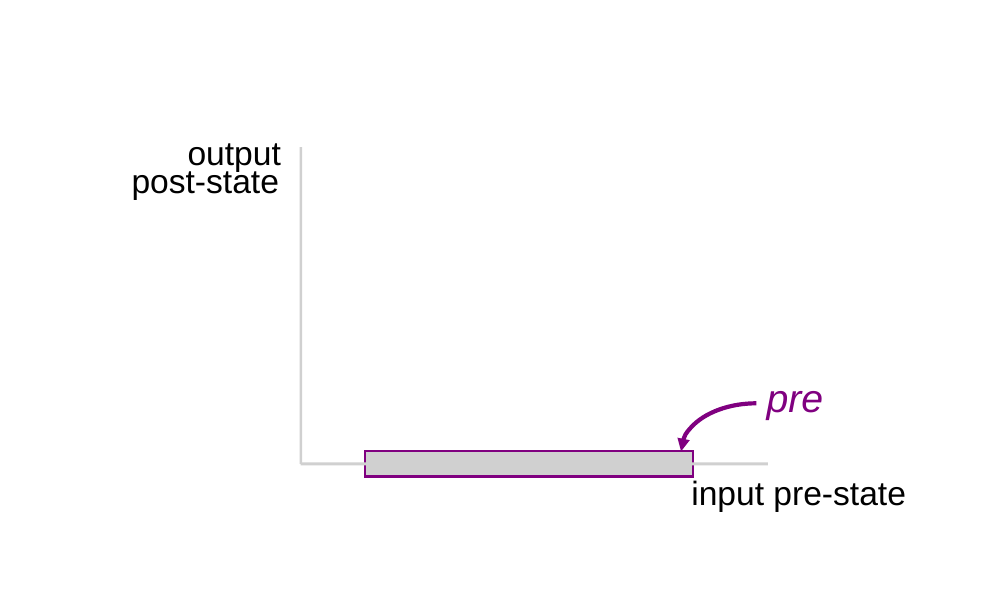
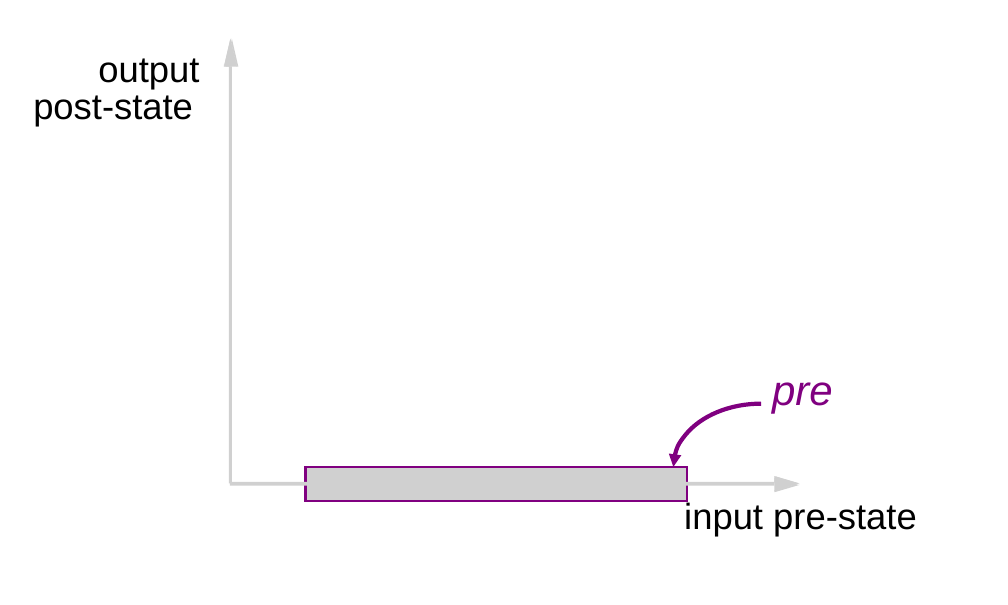
Before and after one commit to kiniry/Mobius, a slide deck: slide 4 of src/escjava/trunk/ESCTools/slides/CAV2007Tutorial/new-diagrams.ppt. Drawn at 1008x605 pixels with LibreOffice and Linux fonts; fonts in the diff are those of the drawing; grey boxes stand for pictures; background and template pictures are left out. Boxes give left, top, right and bottom in pixels: in the first picture for what was removed or moved away, otherwise in the second. Text is boxed around its words. In the diff, an @@ line names an element or a change of style, - is before the commit and + after.

```diff
--- a/src/escjava/trunk/ESCTools/slides/CAV2007Tutorial/new-diagrams.ppt
+++ b/src/escjava/trunk/ESCTools/slides/CAV2007Tutorial/new-diagrams.ppt
@@ size 24 to 26 pt in 3 elements at [684,501,917,537], [33,95,193,127], [98,58,199,90] @@
@@ text "output": place and size @@
-text "output" at [188,143,281,172]
+text "output" at [98,58,199,90]
@@ picture added at [224,39,238,67] @@
@@ picture added at [224,39,237,67] @@
@@ text "post-state": place and size @@
-text "post-state" at [132,166,279,200]
+text "post-state" at [33,95,193,127]
@@ picture: place and size @@
-picture at [299,147,302,464]
+picture at [229,67,232,484]
@@ text "pre": place and size @@
-text "pre" at [767,391,824,420]
+text "pre" at [772,382,833,413]
@@ text "pre" at [772,382,833,413]: size 28 to 30 pt @@
@@ freeform shape: place and size @@
-freeform shape at [681,403,832,499]
+freeform shape at [673,403,849,529]
@@ picture: place and size @@
-picture at [300,463,768,466]
+picture at [305,467,687,500]
@@ picture added at [774,476,798,492] @@
@@ picture added at [774,476,798,491] @@
@@ picture: place and size @@
-picture at [365,452,692,477]
+picture at [230,482,774,486]
@@ text "input pre-state": place and size @@
-text "input pre-state" at [691,480,906,512]
+text "input pre-state" at [684,501,917,537]
```
Also in this commit, not shown: 14 other slides changed, 3 slides added, 1 slide removed, 39 other files.
